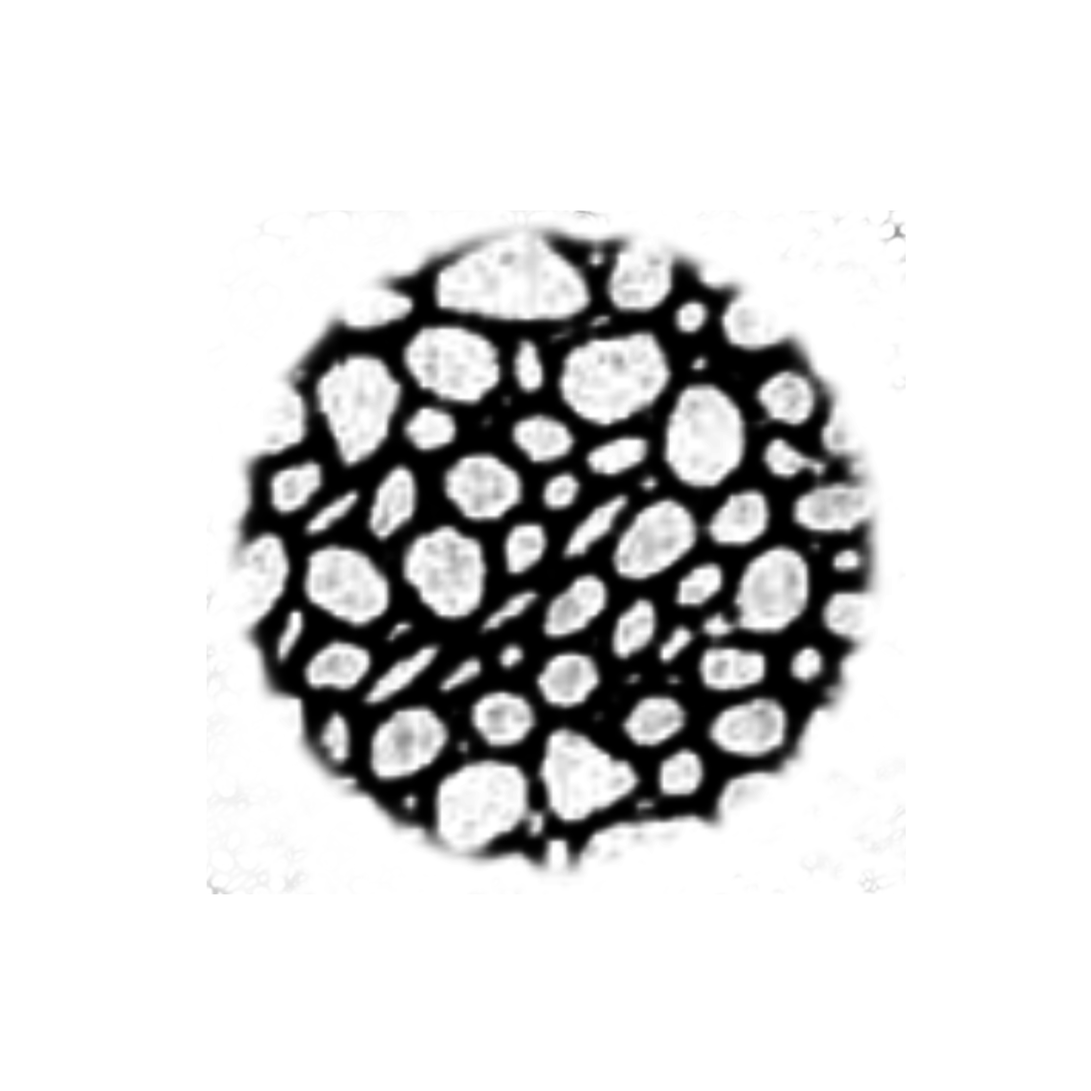
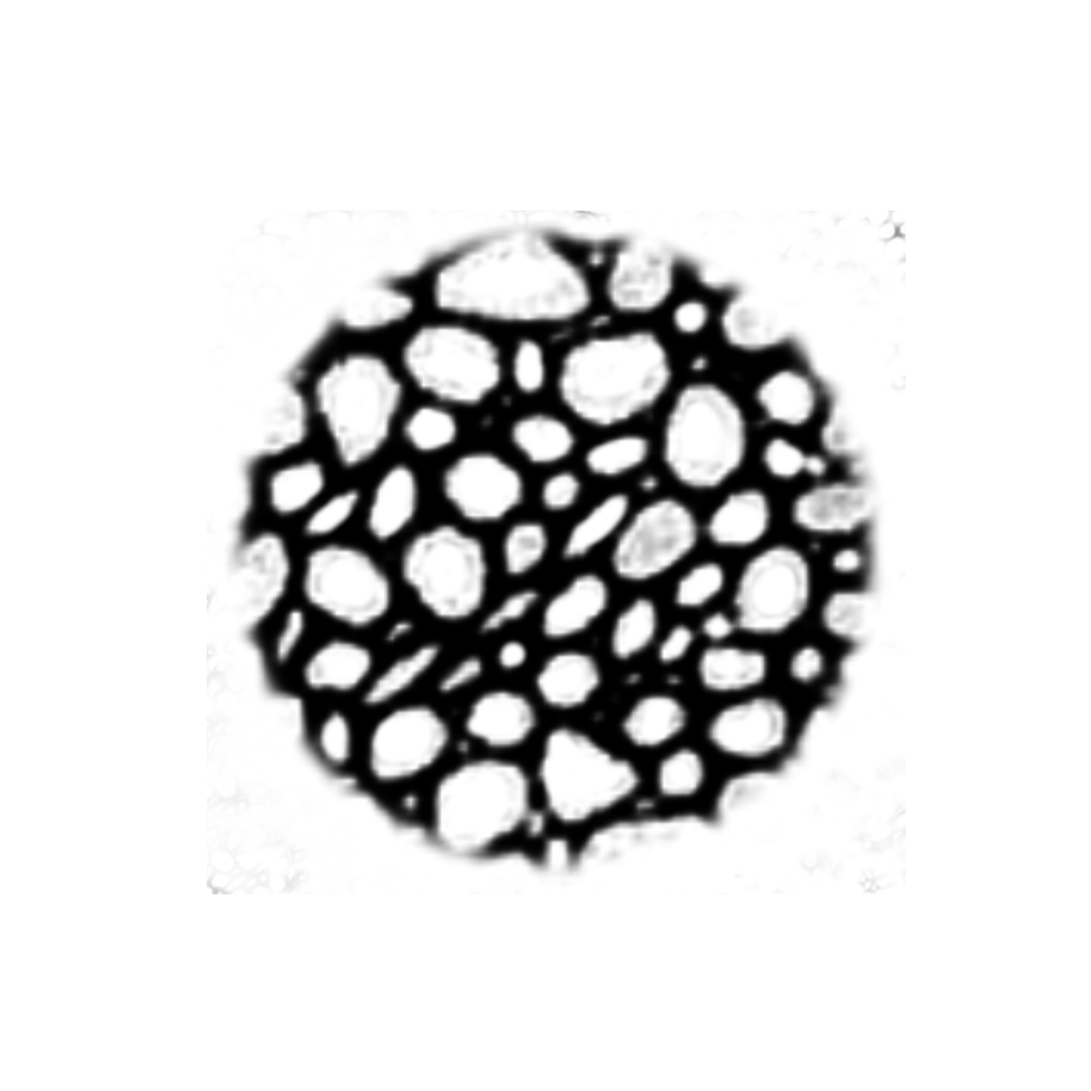
Comparing the layer stacks of the two w=1091, h=1091 images. Changes:
painted on "Text Circle" over (270, 249, 863, 838)
